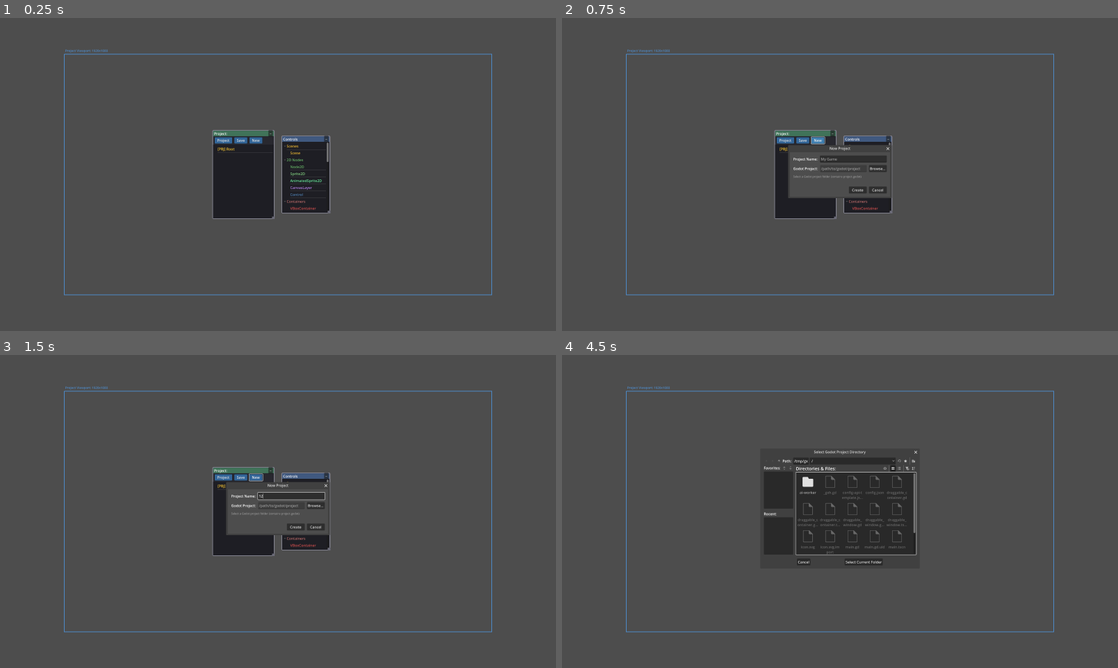
Above: before the commit, frames 1-4 (two rows, left to right).
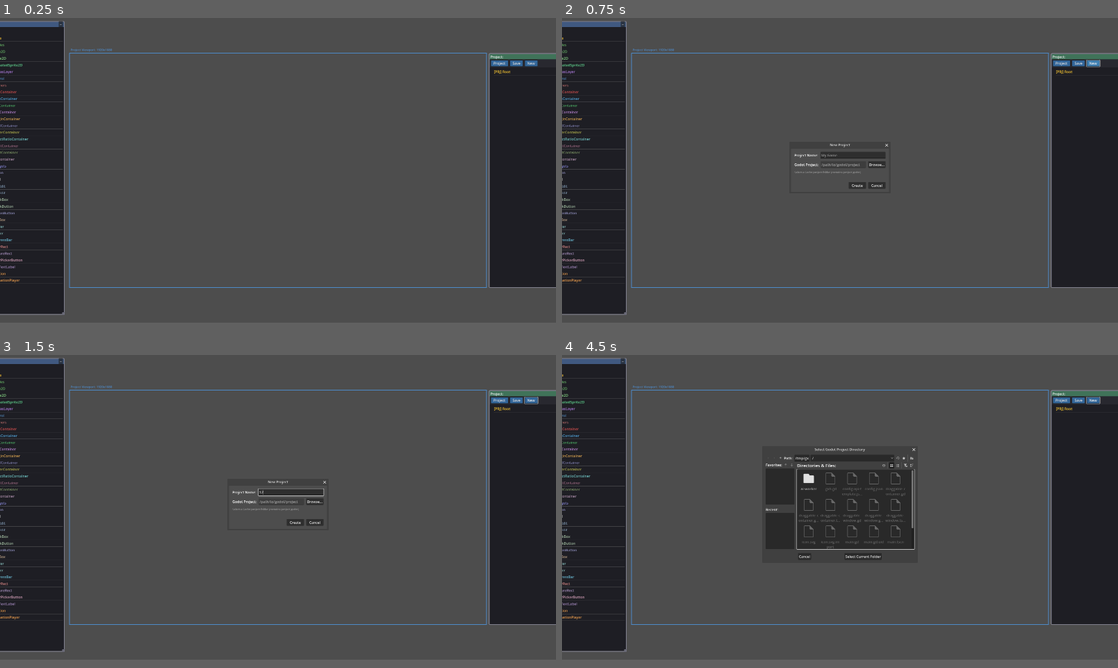
Above: after the commit, the same moments.

Repository: Zycroft/GameGen
Game: Godot game, scene res://main.tscn
The game is run twice, just before and just after one commit, with the same random seed, the same clock (stepped at 60 frames per second) and the same inputs.
Inputs (mouse positions are in pixels of both pictures, inside the frame that each line leads up to):
- Up to frame 1 (0.25 s): no input
- Up to frame 2 (0.75 s): click "New" at 0.5 s
- Up to frame 3 (1.5 s): click (289, 495) at 1.27 s; type "12" at 1.35 s
- Up to frame 4 (4.5 s): click "New" at 2 s; click "−" at 2.75 s; click "Project" at 3.5 s; click "Browse..." at 4.25 s
In our replay, the window is 800x450 before the commit and 800x438 after it. These sizes can differ from the game's own. Grey fills any space a smaller window leaves; there, only what the larger window draws over its background counts as a difference.

The runs differ from the first frame. In frame 1, 26% of the frame differs, in the area x 0-100%, y 0-95%; in frame 2, 24%; in frame 3, 24%; in frame 4, 23%.

Commit message:
Add toolbar layout save/restore and widen window
- Add right-click menu option "Save Toolbar Layout" on Project node
- Save toolbar positions and sizes to config.json
- Load saved toolbar layout on startup
- Move toolbars to right of viewport by default
- Increase window width by 10% (2496 -> 2746)

🤖 Generated with [Claude Code](https://claude.com/claude-code)

Co-Authored-By: Claude Opus 4.5 <noreply@anthropic.com>

Diff:
--- a/config.json
+++ b/config.json
@@ -1,41 +1,5 @@
 {
-	"dynamodb": {
-		"endpoint": "http://zycroft.duckdns.org:8001",
-		"region": "us-west-2"
-	},
-	"tables": {
-		"projects": "Projects",
-		"sceneLayout": "SceneLayout",
-		"aiPrompts": "AIPrompts",
-		"usageTracking": "UsageTracking"
-	},
-	"daily_limits": {
-		"default": 5,
-		"Zycroft": 100,
-		"OpenAI": 20,
-		"Claude": 5,
-		"Gemini": 5,
-		"Grok": 5
-	},
-	"daily_image_limits": {
-		"default": 3,
-		"OpenAI": 20,
-		"Stability": 3,
-		"Midjourney": 3
-	},
 	"ai_services": {
-		"Zycroft": [
-			"llama3.2:3b",
-			"qwen2.5:7b-instruct",
-			"mistral:7b"
-		],
-		"OpenAI": [
-			"gpt-5.2",
-			"gpt-5.2-pro",
-			"gpt-4o",
-			"gpt-4o-mini",
-			"gpt-4-turbo"
-		],
 		"Claude": [
 			"claude-sonnet-4-20250514",
 			"claude-opus-4-20250514",
@@ -51,9 +15,43 @@
 			"grok-3",
 			"grok-3-mini",
 			"grok-2"
+		],
+		"OpenAI": [
+			"gpt-5.2",
+			"gpt-5.2-pro",
+			"gpt-4o",
+			"gpt-4o-mini",
+			"gpt-4-turbo"
+		],
+		"Zycroft": [
+			"llama3.2:3b",
+			"qwen2.5:7b-instruct",
+			"mistral:7b"
 		]
 	},
+	"daily_image_limits": {
+		"Midjourney": 3.0,
+		"OpenAI": 20.0,
+		"Stability": 3.0,
+		"default": 3.0
+	},
+	"daily_limits": {
+		"Claude": 5.0,
+		"Gemini": 5.0,
+		"Grok": 5.0,
+		"OpenAI": 20.0,
+		"Zycroft": 100.0,
+		"default": 5.0
+	},
+	"dynamodb": {
+		"endpoint": "http://zycroft.duckdns.org:8001",
+		"region": "us-west-2"
+	},
 	"image_services": {
+		"Midjourney": [
+			"midjourney-v6",
+			"midjourney-v5"
+		],
 		"OpenAI": [
 			"gpt-image-1",
 			"dall-e-3"
@@ -61,10 +59,22 @@
 		"Stability": [
 			"stable-diffusion-xl",
 			"stable-diffusion-3"
-		],
-		"Midjourney": [
-			"midjourney-v6",
-			"midjourney-v5"
 		]
+	},
+	"tables": {
+		"aiPrompts": "AIPrompts",
+		"projects": "Projects",
+		"sceneLayout": "SceneLayout",
+		"usageTracking": "UsageTracking"
+	},
+	"toolbar_layout": {
+		"controls_height": 1354.0,
+		"controls_offset_x": -2318.0,
+		"controls_offset_y": -148.0,
+		"gap": 10.0,
+		"hierarchy_height": 1082.0,
+		"hierarchy_offset_x": 10.0,
+		"hierarchy_offset_y": 0.0,
+		"panel_width": 376.0
 	}
 }
--- a/main.gd
+++ b/main.gd
@@ -117,21 +117,94 @@
 
 
 func _position_toolbars() -> void:
-	"""Position Project and Controls toolbars at the center of viewport"""
-	var center_x = viewport_offset.x + project_viewport_size.x / 2.0
-	var center_y = viewport_offset.y + project_viewport_size.y / 2.0
-
-	# Project toolbar on the left, Controls on the right
-	var gap = 30.0  # Gap between panels
-
+	"""Position Project and Controls toolbars to the right of viewport"""
+	var right_edge = viewport_offset.x + project_viewport_size.x
+	var top_y = viewport_offset.y
+
+	# Load saved toolbar layout from config.json
+	var toolbar_config = _load_toolbar_layout()
+
+	# Default values (fallback if not in config)
+	var gap = toolbar_config.get("gap", 10.0)
+	var panel_width = toolbar_config.get("panel_width", 170.0)
+	var hierarchy_height = toolbar_config.get("hierarchy_height", 400.0)
+	var controls_height = toolbar_config.get("controls_height", 180.0)
+	var hierarchy_offset_x = toolbar_config.get("hierarchy_offset_x", gap)
+	var hierarchy_offset_y = toolbar_config.get("hierarchy_offset_y", 0.0)
+	var controls_offset_x = toolbar_config.get("controls_offset_x", gap)
+	var controls_offset_y = toolbar_config.get("controls_offset_y", hierarchy_height + gap)
+
+	# Position and size scene_hierarchy (Projects panel)
 	if scene_hierarchy:
-		var panel_width = scene_hierarchy.size.x if scene_hierarchy.size.x > 0 else 200.0
-		var panel_height = scene_hierarchy.size.y if scene_hierarchy.size.y > 0 else 300.0
-		scene_hierarchy.global_position = Vector2(center_x - panel_width - gap / 2.0, center_y - panel_height / 2.0)
-
+		scene_hierarchy.global_position = Vector2(right_edge + hierarchy_offset_x, top_y + hierarchy_offset_y)
+		scene_hierarchy.size = Vector2(panel_width, hierarchy_height)
+
+	# Position and size controls_panel below scene_hierarchy
 	if controls_panel:
-		var panel_height = controls_panel.size.y if controls_panel.size.y > 0 else 300.0
-		controls_panel.global_position = Vector2(center_x + gap / 2.0, center_y - panel_height / 2.0)
+		controls_panel.global_position = Vector2(right_edge + controls_offset_x, top_y + controls_offset_y)
+		controls_panel.size = Vector2(panel_width, controls_height)
+
+
+func _load_toolbar_layout() -> Dictionary:
+	"""Load toolbar layout from config.json"""
+	var config_path = "res://config.json"
+	if not FileAccess.file_exists(config_path):
+		return {}
+
+	var file = FileAccess.open(config_path, FileAccess.READ)
+	if not file:
+		return {}
+
+	var json_text = file.get_as_text()
+	file.close()
+
+	var config = JSON.parse_string(json_text)
+	if config and config.has("toolbar_layout"):
+		return config["toolbar_layout"]
+	return {}
+
+
+func _on_save_toolbar_layout() -> void:
+	"""Save current toolbar positions and sizes to config.json"""
+	var config_path = "res://config.json"
+
+	# Load existing config
+	var config = {}
+	if FileAccess.file_exists(config_path):
+		var file = FileAccess.open(config_path, FileAccess.READ)
+		if file:
+			var json_text = file.get_as_text()
+			file.close()
+			config = JSON.parse_string(json_text)
+			if config == null:
+				config = {}
+
+	# Calculate offsets relative to viewport
+	var right_edge = viewport_offset.x + project_viewport_size.x
+	var top_y = viewport_offset.y
+
+	# Save current toolbar layout
+	var layout = {
+		"panel_width": scene_hierarchy.size.x if scene_hierarchy else 170.0,
+		"hierarchy_height": scene_hierarchy.size.y if scene_hierarchy else 400.0,
+		"controls_height": controls_panel.size.y if controls_panel else 180.0,
+		"hierarchy_offset_x": (scene_hierarchy.global_position.x - right_edge) if scene_hierarchy else 10.0,
+		"hierarchy_offset_y": (scene_hierarchy.global_position.y - top_y) if scene_hierarchy else 0.0,
+		"controls_offset_x": (controls_panel.global_position.x - right_edge) if controls_panel else 10.0,
+		"controls_offset_y": (controls_panel.global_position.y - top_y) if controls_panel else 410.0,
+		"gap": 10.0
+	}
+
+	config["toolbar_layout"] = layout
+
+	# Write back to config.json
+	var file = FileAccess.open(config_path, FileAccess.WRITE)
+	if file:
+		file.store_string(JSON.stringify(config, "\t"))
+		file.close()
+		print("Toolbar layout saved to config.json")
+	else:
+		print("Failed to save toolbar layout")
 
 
 func _create_scene_hierarchy() -> void:
@@ -150,6 +223,7 @@
 	scene_hierarchy.project_selected.connect(_on_project_selected)
 	scene_hierarchy.save_requested.connect(_on_save_requested)
 	scene_hierarchy.load_requested.connect(_on_load_requested)
+	scene_hierarchy.save_toolbar_layout_requested.connect(_on_save_toolbar_layout)
 
 	# Initialize with empty root
 	_initialize_scene_root()
--- a/project.godot
+++ b/project.godot
@@ -17,7 +17,7 @@
 
 [display]
 
-window/size/viewport_width=2496
+window/size/viewport_width=2746
 window/size/viewport_height=1404
 window/size/initial_position_type=3
 window/size/initial_screen=2
--- a/scene_hierarchy.gd
+++ b/scene_hierarchy.gd
@@ -11,6 +11,7 @@
 signal project_selected(project_data: Dictionary)
 signal save_requested
 signal load_requested
+signal save_toolbar_layout_requested
 
 var dragging := false
 var drag_offset := Vector2.ZERO
@@ -888,6 +889,8 @@
 	title_bar_context_menu.add_item("Game Design...", 0)
 	title_bar_context_menu.add_separator()
 	title_bar_context_menu.add_item("Push Design", 1)
+	title_bar_context_menu.add_separator()
+	title_bar_context_menu.add_item("Save Toolbar Layout", 2)
 	title_bar_context_menu.id_pressed.connect(_on_title_bar_menu_action)
 	add_child(title_bar_context_menu)
 
@@ -1039,6 +1042,8 @@
 			game_design_dialog.popup_centered()
 		1:  # Push Design
 			_request_project_sync()
+		2:  # Save Toolbar Layout
+			save_toolbar_layout_requested.emit()
 
 
 func _request_project_sync() -> void:
